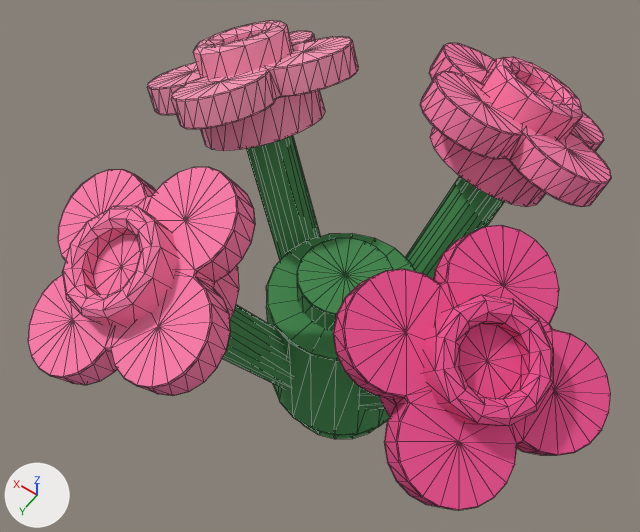
The glTF model public/model/prefab/flower.glb as it was, and as the next commit left it.
One viewpoint serves both versions: a 50 mm lens placed at (-0.194, 0.175, 0.472), pointed at (-0.029, -0.056, 0.109). Every picture has the same lights, and +X, +Y and +Z are marked at lower left. The picture after the commit comes second. Mesh edges are drawn as thin lines. Where no turn or scale is listed for an object, it has been applied to the vertices. Vertices at exactly the same position are counted once.

The first picture shows 'flower_InstanceColor', 'flower_root'.
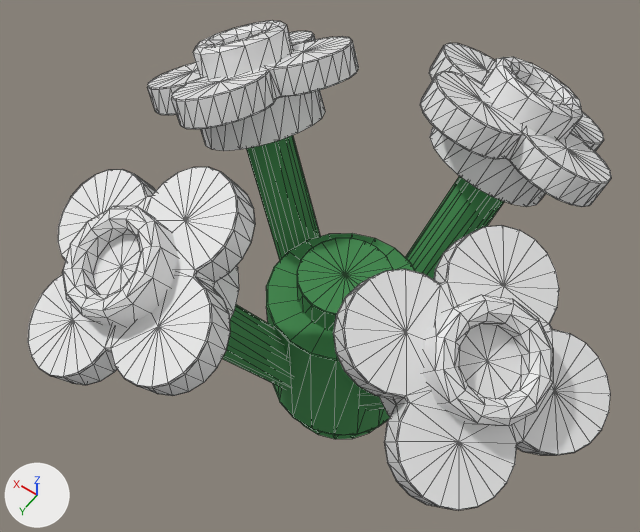
Location of each change, (x1, y1, x2, y2) in pixels of the pictures (640 x 532 px):
part 1 of me_polysurface333_hot_pink_0, recoloured (lighter)
    both: (28, 43, 611, 396)
part 2 of me_polysurface333_hot_pink_0, recoloured (pink to white)
    both: (147, 21, 359, 151)
part 3 of me_polysurface333_hot_pink_0, recoloured (pink to white)
    both: (333, 225, 611, 510)

The change, as a list of edits to the scene's bpy script:
```text
Change me_polysurface333_hot_pink_0:
    where me_polysurface333_hot_pink_0.from_pydata(...)  # 1572 vertices, 2832 faces; spans x -0.189..0.097, y -0.198..0.083, z 0.13..0.205
    used by ob_flower_instancecolor; location = (0.0, 0.0, 0.0)
    me_polysurface333_hot_pink_0 part 1: all 1416 faces that had it switch from mat_hot_pink (pink #f97ba8) to no material
    me_polysurface333_hot_pink_0 part 2: all 708 faces that had it switch from mat_pink (pink #f695b5) to no material
    me_polysurface333_hot_pink_0 part 3: all 708 faces that had it switch from mat_phong12 (pink #ed4e90) to no material
```
